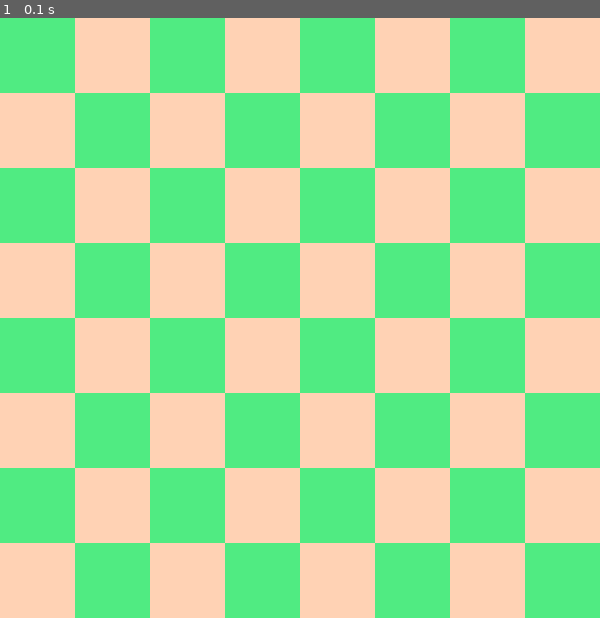
Above: before the commit, frame 1.
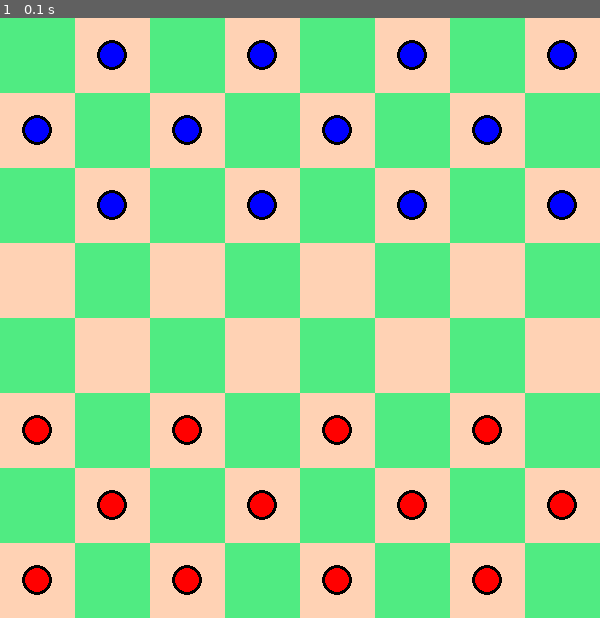
Above: after the commit, the same moment.

Repository: ps428/AI-Projects
Game: pygame game, started from Assignment_2/Checkers_Game/main.py
Same seed, same stepped clock (60 frames per second), same inputs: the game is played once before the commit and once after it.
Inputs:
- Up to frame 1 (0.1 s): no input

The runs differ from the first frame. In frame 1, 4.6% of the frame differs, in the area x 3-97%, y 3-97%.

Commit message:
Added pieces

Diff:
--- a/Assignment_2/Checkers_Game/board.py
+++ b/Assignment_2/Checkers_Game/board.py
@@ -1,3 +1,4 @@
+from typing import Collection
 import pygame
 import piece
 import values
@@ -5,11 +6,11 @@
 class game_Board:
     def __init__(self):
         self.board = []
-        self.player_count_black = 12
-        self.player_count_white = 12
-        self.kings_count_black = 0
-        self.kings_count_white = 0
-
+        self.player_count_dark = 12
+        self.player_count_light = 12
+        self.kings_count_dark = 0
+        self.kings_count_light = 0
+        self.make_pieces()
 
     def fill_block(window, row, column):
         # Fill a rectangle at row, column with height and width equal to BLOCK_SIZE
@@ -28,6 +29,58 @@
                     if row%2==0:
                         pygame.draw.rect(window, values.LIGHT, (row*values.BLOCK_SIZE, column*values.BLOCK_SIZE, values.BLOCK_SIZE, values.BLOCK_SIZE))
 
+        for row in range(values.ROWS):
+            for column in range(values.COLUMNS):
+                if self.board[row][column] != 0:
+                    self.board[row][column].draw_piece(window)
+
+    def make_pieces(self):
+        for row in range(0, values.ROWS):
+            self.board.append([])
+            for column in range(0, values.COLUMNS):
+                if column%2==0:
+                    if row%2!=0 and row<=2:
+                        self.board[row].append(piece.Piece(row, column, values.BLUE))
+                    elif row%2!=0 and row>=5:
+                        self.board[row].append(piece.Piece(row, column, values.RED))
+                    else:
+                        self.board[row].append(0)
+
+                if column%2!=0:
+                    if row%2==0 and row<=2:
+                        self.board[row].append(piece.Piece(row, column, values.BLUE))
+                    elif row%2==0 and row>=5:
+                        self.board[row].append(piece.Piece(row, column, values.RED))
+                    else:
+                        self.board[row].append(0)
+
 
     def get_piece(self, x, y):
         return self.board[x][y]
+
+    def get_all_pieces_colorwise(self, color):
+        pieces = []
+        for row in self.board:
+            for piece in row:
+                if piece.color == color:
+                    pieces.append(piece)
+
+        return pieces
+
+    def make_move(self, piece, x, y):
+        # make a change (swap) in the board matrix
+        tmp = self.board[piece.row][piece.column]
+        self.board[piece.row][piece.column] = self.board[x][y]
+        self.board[x][y] = tmp
+
+        # execute the move on the piece
+        piece.move(x,y)
+
+        # Dealing with kings
+        if x == 0 or x == values.ROWS-1:
+            piece.make_king()
+
+        if piece.color == values.LIGHT:
+            self.kings_count_light+=1
+        else:
+            self.kings_count_dark+=1
--- a/Assignment_2/Checkers_Game/piece.py
+++ b/Assignment_2/Checkers_Game/piece.py
@@ -17,10 +17,10 @@
 
     def draw_piece(self, window):
         size = values.BLOCK_SIZE//6
-        pygame.draw.circle(window, values.BLACK, (self.x, self.y), size + values.BLOCK_SIZE//12, width=1)
-        pygame.draw.circle(window, values.BLACK, (self.x, self.y), size, width=1)
+        pygame.draw.circle(window, values.BLACK, (self.x, self.y), size + values.BLOCK_SIZE//20)
+        pygame.draw.circle(window, self.color, (self.x, self.y), size)
         if self.king:
-            pygame.draw.circle(window, values.BLACK, (self.x, self.y), size - values.BLOCK_SIZE//12, width=1)
+            pygame.draw.circle(window, values.KING, (self.x, self.y), size - values.BLOCK_SIZE//12)
 
     def move(self,x,y):
         self.row = x
--- a/Assignment_2/Checkers_Game/values.py
+++ b/Assignment_2/Checkers_Game/values.py
@@ -4,10 +4,10 @@
 # COLORS
 RED = (255,0,0)
 BLUE = (0,0,255)
-WHITE = (0,0,0)
-BLACK = (255,255,255)
+BLACK = (0,0,0)
+WHITE = (255,255,255)
 LIGHT = (255,210,180)
-
+KING = (255,215,0)
 
 DARK = (80,235,130)
 # DARK = (80,235,130) # 2
